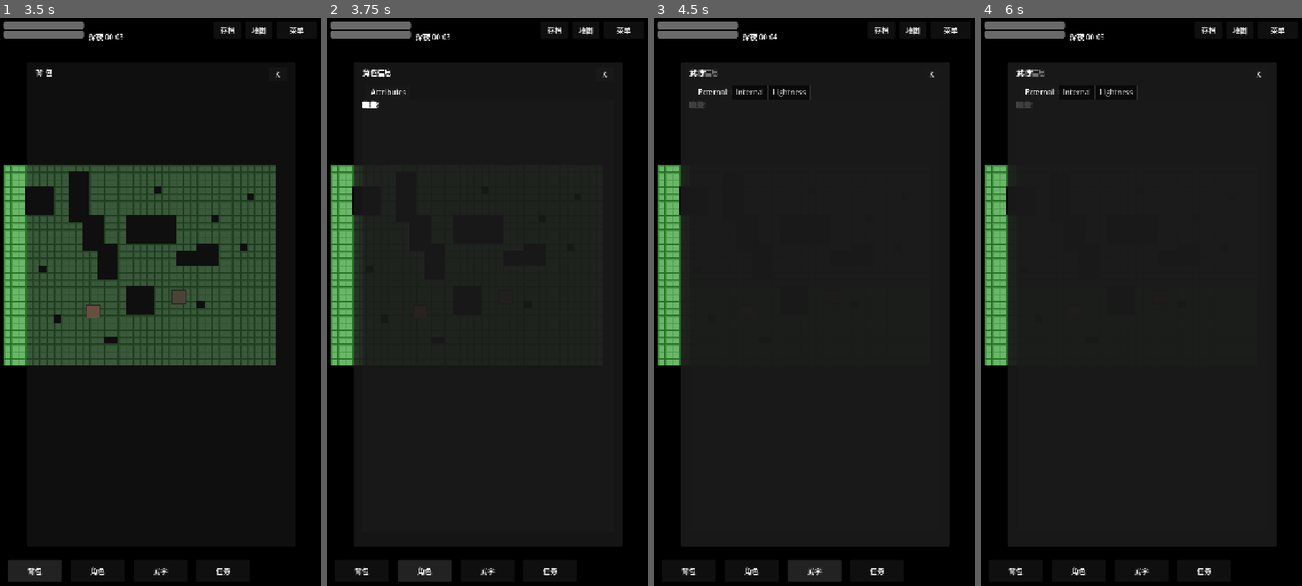
Above: before the commit, frames 1-4 (left to right).
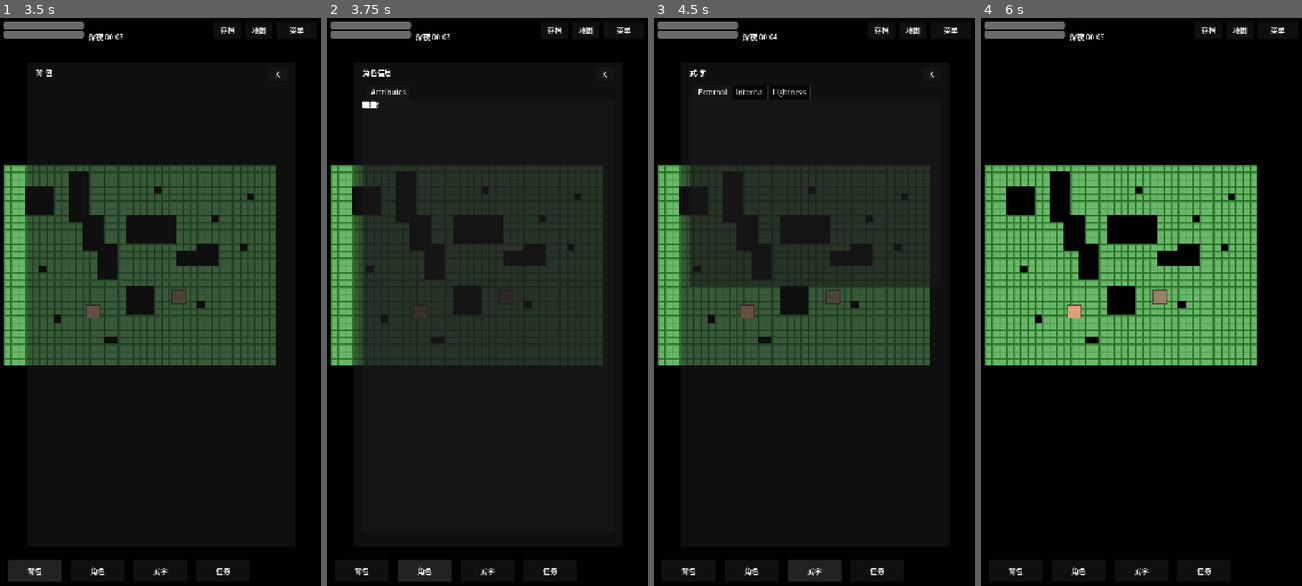
Above: after the commit, the same moments.

Repository: XinTianyu-Sky/WOTW
Game: Godot game, scene res://scenes/world/world.tscn
The game is run twice, just before and just after one commit, with the same random seed, the same clock (stepped at 60 frames per second) and the same inputs. This scene is started directly instead of the project's main scene.
Inputs:
- Up to frame 1 (3.5 s): click "存档" at 0.5 s; click "地图" at 1.25 s; click "菜单" at 2 s; click "背包" at 2.75 s
- Up to frame 2 (3.75 s): click "角色" at 3.5 s
- Up to frame 3 (4.5 s): click "武学" at 4.25 s
- Up to frame 4 (6 s): click "任务" at 5 s; click "X" at 5.75 s

Frame 1 is identical in both runs. In frame 2, 0.7% of the frame differs, in the area x 8-17%, y 9-62%; in frame 3, 11%; in frame 4, 61%, in the area x 8-90%, y 8-91%.

Commit message:
修复角色装备等选项重叠问题

Diff:
--- a/scenes/ui/character_sheet_ui.tscn
+++ b/scenes/ui/character_sheet_ui.tscn
@@ -170,8 +170,7 @@
 offset_right = 540.0
 offset_bottom = 550.0
 bbcode_enabled = true
-fit_content = true
-scroll_active = false
+scroll_active = true
 
 [node name="EquipLabel" type="Label" parent="CharacterPanel/TabContainer/Attributes"]
 layout_mode = 0
@@ -179,3 +178,4 @@
 offset_top = 570.0
 offset_right = 540.0
 offset_bottom = 800.0
+autowrap_mode = 0
--- a/scripts/ui/character_sheet_ui.gd
+++ b/scripts/ui/character_sheet_ui.gd
@@ -32,6 +32,8 @@
     if menu_name == "character":
         show()
         _refresh()
+    else:
+        hide()
 
 func set_stats(stats: PlayerStats) -> void:
     player_stats = stats
--- a/scripts/ui/inventory_ui.gd
+++ b/scripts/ui/inventory_ui.gd
@@ -6,19 +6,39 @@
 @onready var grid_container: GridContainer = $InventoryPanel/ScrollContainer/GridContainer
 @onready var item_detail: Control = $InventoryPanel/ItemDetail
 @onready var close_btn: Button = $InventoryPanel/CloseBtn
+@onready var equip_btn: Button = $InventoryPanel/ItemDetail/EquipBtn
 
 var inventory_items: Array = []
 var selected_item_id: String = ""
+var _current_item_data: Dictionary = {}
 
 func _ready() -> void:
     hide()
     close_btn.pressed.connect(hide)
+    equip_btn.pressed.connect(_on_equip_pressed)
     EventBus.menu_opened.connect(_on_menu_opened)
+
+func _on_equip_pressed() -> void:
+    var eq = GameManager.player_data.get("_equipment", null) as EquipmentManager
+    if not eq or _current_item_data.is_empty():
+        return
+    var slot_str = _current_item_data.get("slot", "")
+    var slot_enum = eq._slot_from_string(slot_str)
+    if slot_enum == -1:
+        return
+    var cur = eq.get_equipped(slot_enum)
+    if cur == _current_item_data["id"]:
+        eq.unequip(slot_enum)
+    else:
+        eq.equip(_current_item_data["id"])
+    item_detail.hide()
 
 func _on_menu_opened(menu_name: String) -> void:
     if menu_name == "inventory":
         show()
         _refresh_display()
+    else:
+        hide()
 
 func _refresh_display() -> void:
     for child in grid_container.get_children():
@@ -47,6 +67,7 @@
     return btn
 
 func _show_item_detail(item_data: Dictionary) -> void:
+    _current_item_data = item_data
     item_detail.show()
     item_detail.get_node("ItemName").text = item_data.get("name", "")
     item_detail.get_node("ItemDescription").text = item_data.get("description", "")
@@ -57,28 +78,17 @@
     item_detail.get_node("ItemStats").text = stats_text
 
     # 装备/卸下按钮
-    var eq_btn = item_detail.get_node_or_null("EquipBtn")
-    if eq_btn:
+    if item_data.has("slot"):
         var eq = GameManager.player_data.get("_equipment", null) as EquipmentManager
-        if eq and item_data.has("slot"):
-            var slot_str = item_data.get("slot", "")
-            var slot_enum = eq._slot_from_string(slot_str)
-            var cur = eq.get_equipped(slot_enum) if slot_enum != -1 else ""
-            if cur == item_data["id"]:
-                eq_btn.text = "卸下"
-                eq_btn.pressed.connect(func():
-                    eq.unequip(slot_enum)
-                    item_detail.hide()
-                , CONNECT_ONE_SHOT)
+        if eq:
+            var slot_enum = eq._slot_from_string(item_data["slot"])
+            if eq.get_equipped(slot_enum) == item_data["id"]:
+                equip_btn.text = "卸下"
             else:
-                eq_btn.text = "装备"
-                eq_btn.pressed.connect(func():
-                    eq.equip(item_data["id"])
-                    item_detail.hide()
-                , CONNECT_ONE_SHOT)
-            eq_btn.show()
-        else:
-            eq_btn.hide()
+                equip_btn.text = "装备"
+            equip_btn.show()
+            return
+    equip_btn.hide()
 
 func _get_rarity_color(rarity: String) -> Color:
     match rarity:
--- a/scripts/ui/quest_ui.gd
+++ b/scripts/ui/quest_ui.gd
@@ -23,6 +23,8 @@
     if menu_name == "quest":
         show()
         _refresh()
+    else:
+        hide()
 
 func _refresh() -> void:
     active_list.clear()
--- a/scripts/ui/skills_ui.gd
+++ b/scripts/ui/skills_ui.gd
@@ -28,6 +28,8 @@
     if menu_name == "skills":
         show()
         _refresh()
+    else:
+        hide()
 
 func _refresh() -> void:
     external_list.clear()
Not shown, removed: scripts/player/player.gd.uid
Not shown, changed: scripts/ui/character_sheet_ui.gd.uid
Not shown, changed: scripts/ui/inventory_ui.gd.uid
Not shown, added: scripts/ui/quest_ui.gd.uid
Not shown, added: scripts/ui/skills_ui.gd.uid
Not shown, removed: scripts/world/world_manager.gd.uid
